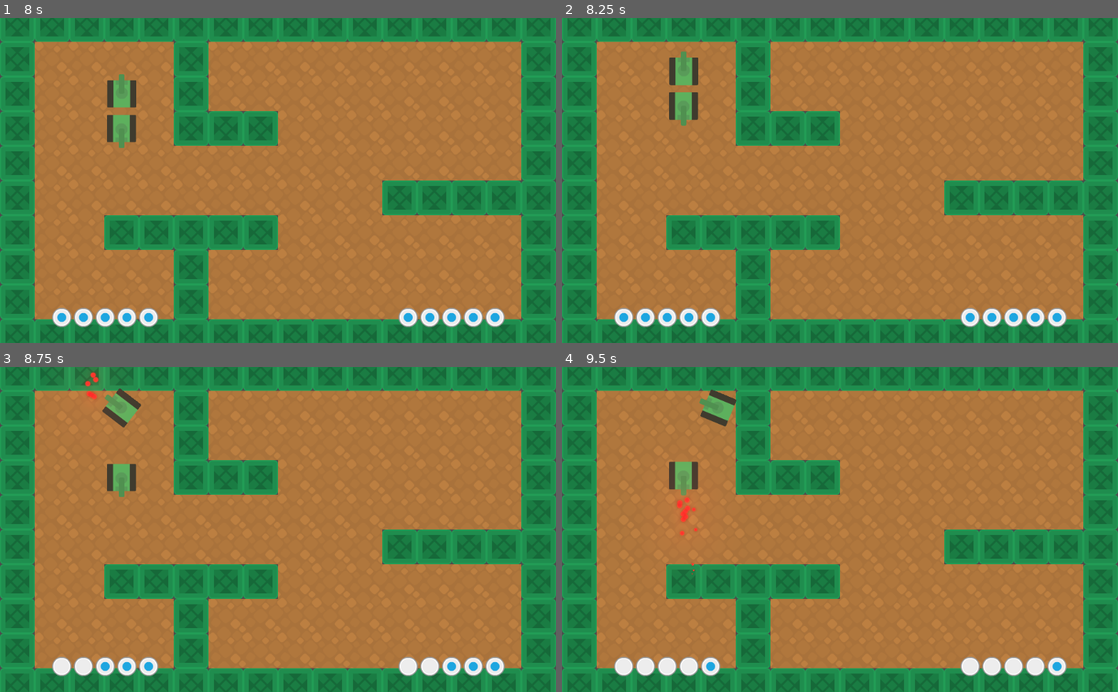
Above: before the commit, frames 1-4 (two rows, left to right).
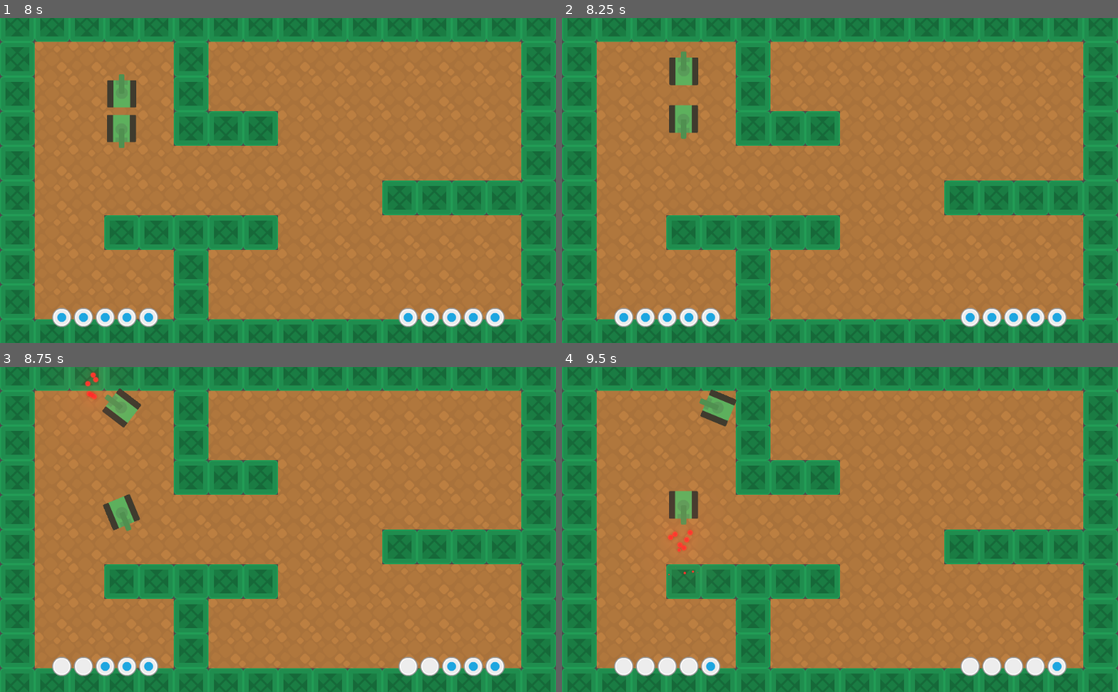
Above: after the commit, the same moments.

Repository: lendroit/tanktank
Game: Godot game, scene res://World.tscn
Two runs of this game, one before a commit and one after it. Both use one fixed random seed, a clock stepped at 60 frames per second and the inputs below.
Inputs:
- Up to frame 1 (8 s): tap Enter (end_turn_p1) at 0.5, 2.75, 4.25, 7.35 s; hold Right (rotate_right_p1) 0.53-1.28 s; hold Enter (end_turn_p1) 0.53-1.28 s; tap Space (shoot_p1) at 1.25, 3.5, 5, 5.85 s; hold Down (move_backward_p1) 1.28-2.03 s; tap E (end_turn_p2) at 1.35 s; hold S (move_backward_p2) 2.03-2.78 s; hold Right (rotate_right_p1) 2.03-3.53 s; tap Up (move_frontward_p1) at 2.85 s; hold Z (move_frontward_p2) 3.53-4.28 s; hold Left (rotate_left_p1) 3.53-5.03 s; tap Q (rotate_left_p2) at 4.35 s; hold Down (move_backward_p1) 5.03-5.78 s; hold D (rotate_right_p2) 5.03-5.78 s; hold Right (rotate_right_p1) from 5.78 s (still down); hold A (shoot_p2) 6.53-7.28 s
- Up to frame 2 (8.25 s): release Right (rotate_right_p1) at 8.03 s; hold Down (move_backward_p1) from 8.03 s (still down); hold E (end_turn_p2) from 8.03 s (still down)
- Up to frame 3 (8.75 s): keep holding Down (move_backward_p1); keep holding E (end_turn_p2)
- Up to frame 4 (9.5 s): release Down (move_backward_p1) at 8.78 s; release E (end_turn_p2) at 8.78 s; hold Left (rotate_left_p1) from 8.78 s (still down); tap S (move_backward_p2) at 8.85 s

Frame 1 is identical in both runs. In frame 2, 0.5% of the frame differs, in the area x 19-25%, y 22-38%; in frame 3, 0.9%; in frame 4, 1.1%, in the area x 19-25%, y 29-65%.

Commit message:
feature(Tank): Tanks is a kinematic body

Diff:
--- a/Tank/Player.gd
+++ b/Tank/Player.gd
@@ -1,4 +1,4 @@
-extends Area2D
+extends KinematicBody2D
 
 onready var tween = $Tween
 onready var tween_bump_obstacle = $TweenBumpObstacle
--- a/Tank/Player.tscn
+++ b/Tank/Player.tscn
@@ -8,7 +8,7 @@
 [sub_resource type="RectangleShape2D" id=1]
 extents = Vector2( 28, 28 )
 
-[node name="Player" type="Area2D"]
+[node name="Player" type="KinematicBody2D"]
 script = ExtResource( 1 )
 
 [node name="Sprite" type="Sprite" parent="."]
